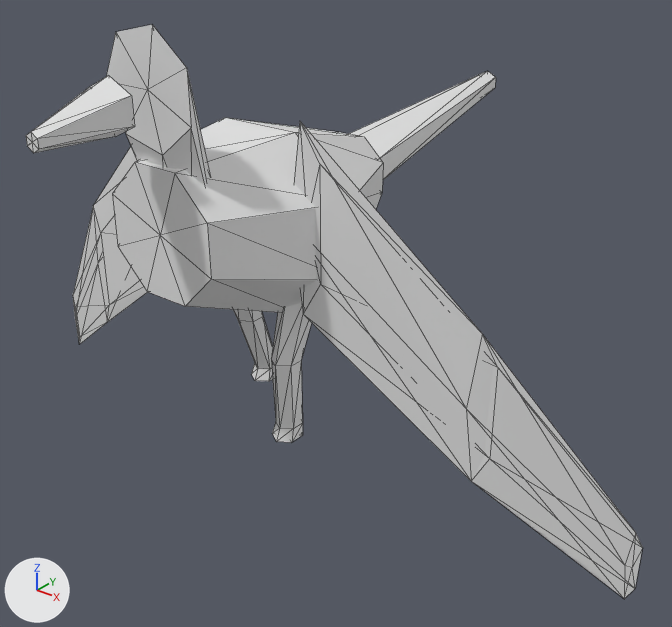
The OBJ model data/animals/urubu/walk/5.obj, before and after one commit.
Rendered twice from a 50 mm lens placed at (0.884, -0.934, 0.894), pointed at (0.041, 0.12, 0.241). The axes (+X, +Y, +Z) are drawn at lower left. The lights are the same throughout. The older version comes first. Mesh edges are drawn as thin lines. Where no turn or scale is listed for an object, it has been applied to the vertices.

The first picture shows 'urubu_walk_5'.
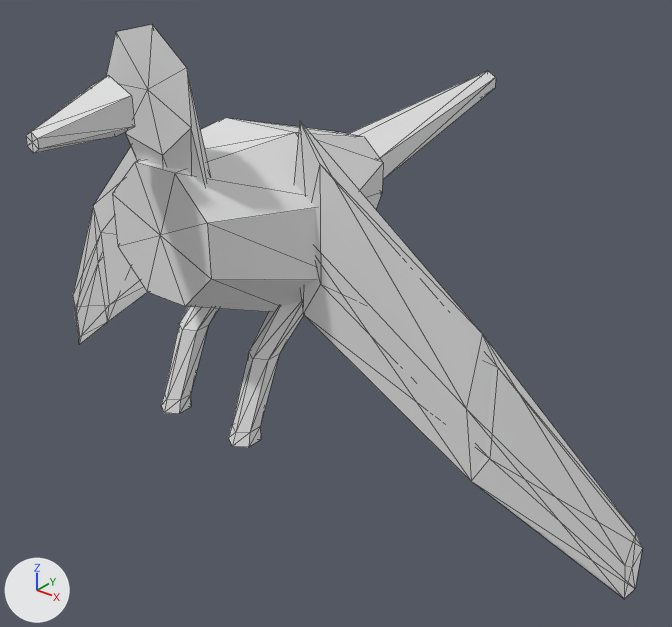
Pixel boxes [x1, y1, x2, y2] of what changed, in the pictures (672 x 627 px; the box of a moved part takes in the faces that stretch with it):
part 1 of me_urubu_walk_5, moved or reshaped
    before: [252, 364, 273, 381]
    after: [162, 393, 191, 414]
part 2 of me_urubu_walk_5, moved or reshaped
    before: [233, 310, 273, 369]
    after: [165, 307, 219, 400]
part 3 of me_urubu_walk_5, moved or reshaped
    before: [272, 422, 303, 442]
    after: [229, 425, 261, 447]
part 4 of me_urubu_walk_5, moved or reshaped
    before: [271, 303, 311, 429]
    after: [232, 302, 304, 433]

What the commit changed:
me_urubu_walk_5 has 156 vertices, 280 faces and spans x -0.597..0.595, y -0.357..0.682, z 0.0..0.724.
me_urubu_walk_5 is used by ob_urubu_walk_5; location (0.0, 0.0, 0.0).
me_urubu_walk_5 part 1: all 13 vertices in x -0.092..-0.052, y 0.043..0.095, z 0.111..0.131 are moved by (0.0, -0.199, 0.034).
me_urubu_walk_5 part 2: all 6 vertices in x -0.091..-0.053, y 0.012..0.061, z 0.234 are moved by (0.0, -0.119, 0.031).
me_urubu_walk_5 part 3: all 13 vertices in x 0.052..0.092, y -0.064..-0.012, z 0.104..0.124 are moved by (0.0, -0.092, 0.04).
me_urubu_walk_5 part 4: all 6 vertices in x 0.053..0.091, y -0.061..-0.012, z 0.234 are moved by (0.0, -0.046, 0.031).
